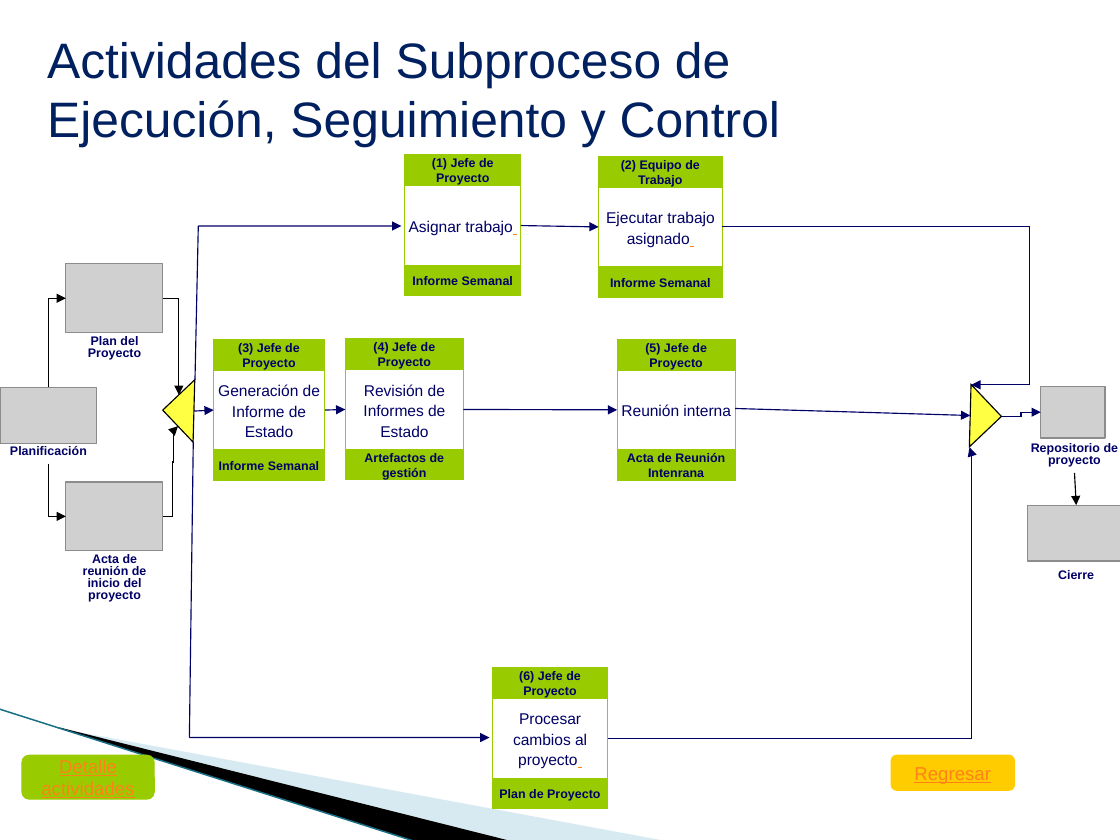
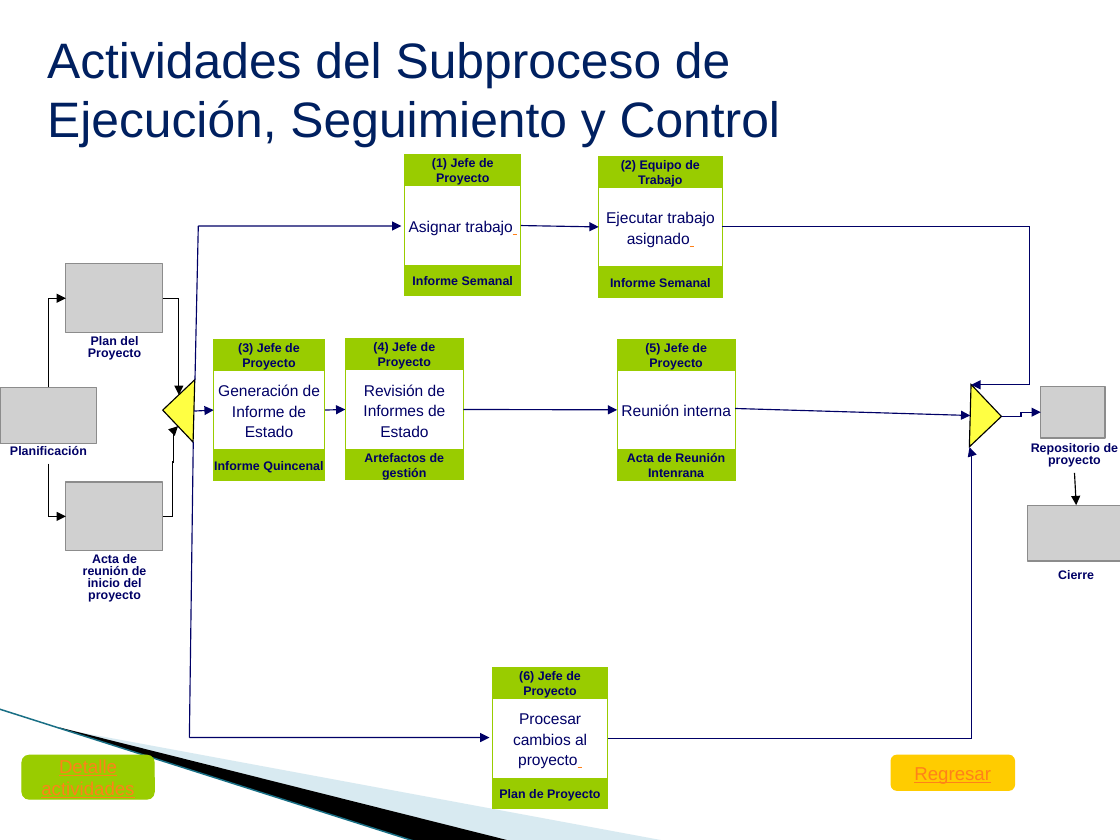
Before and after one commit to CreativeCheeseGame/BoundPhysic, a slide deck: slide 23 of Area de Proceso PP-PMC/PGPRO_0.2_2015 Proceso_de_gestion_de_proyectos.ppt.pptx. Drawn at 1120x840 pixels with LibreOffice and Linux fonts; fonts in the diff are those of the drawing; grey boxes stand for pictures; background and template pictures are left out. Boxes give left, top, right and bottom in pixels: in the first picture for what was removed or moved away, otherwise in the second. Text is boxed around its words. In the diff, an @@ line names an element or a change of style, - is before the commit and + after.

```diff
--- a/Area de Proceso PP-PMC/PGPRO_0.2_2015 Proceso_de_gestion_de_proyectos.ppt.pptx
+++ b/Area de Proceso PP-PMC/PGPRO_0.2_2015 Proceso_de_gestion_de_proyectos.ppt.pptx
@@ text in rectangle at [214,461,323,473]: text changed @@
-Informe Semanal
+Informe Quincenal
```
Also in this commit, not shown: 7 other slides changed, 3 slides removed, 17 other files.
